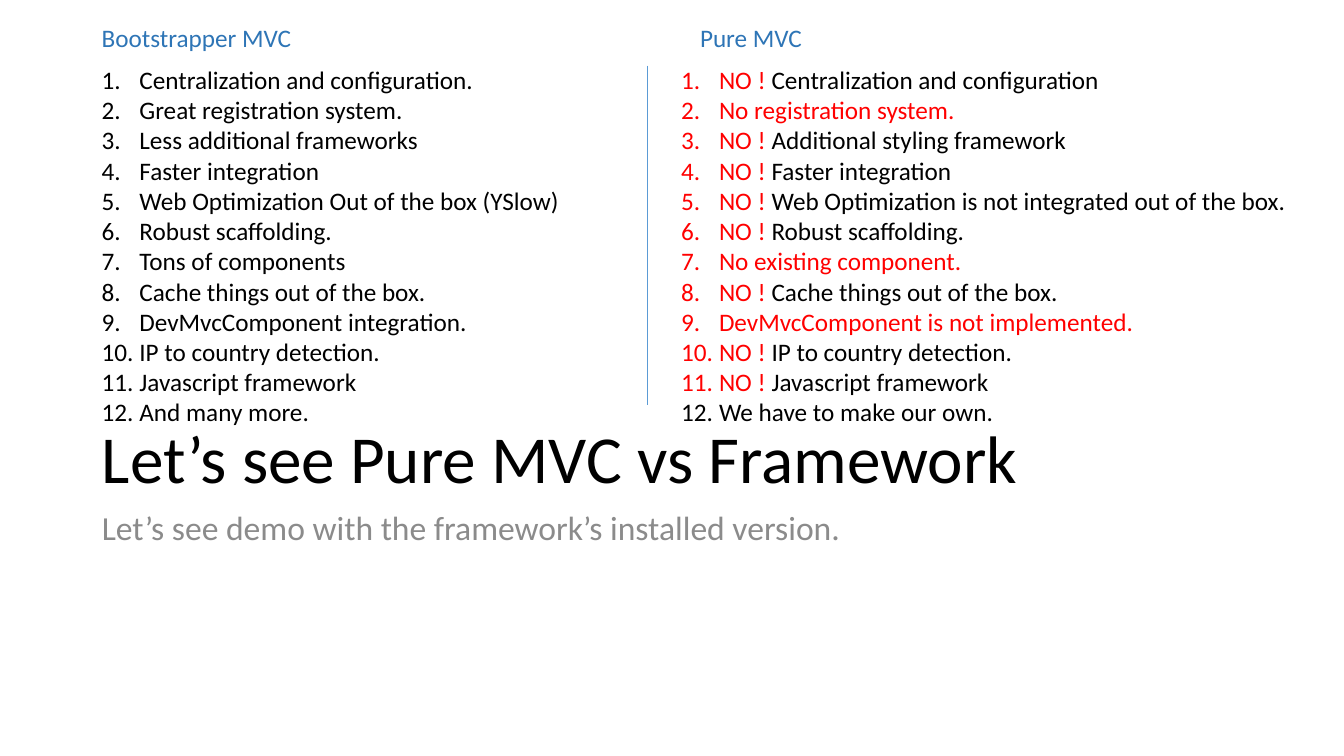
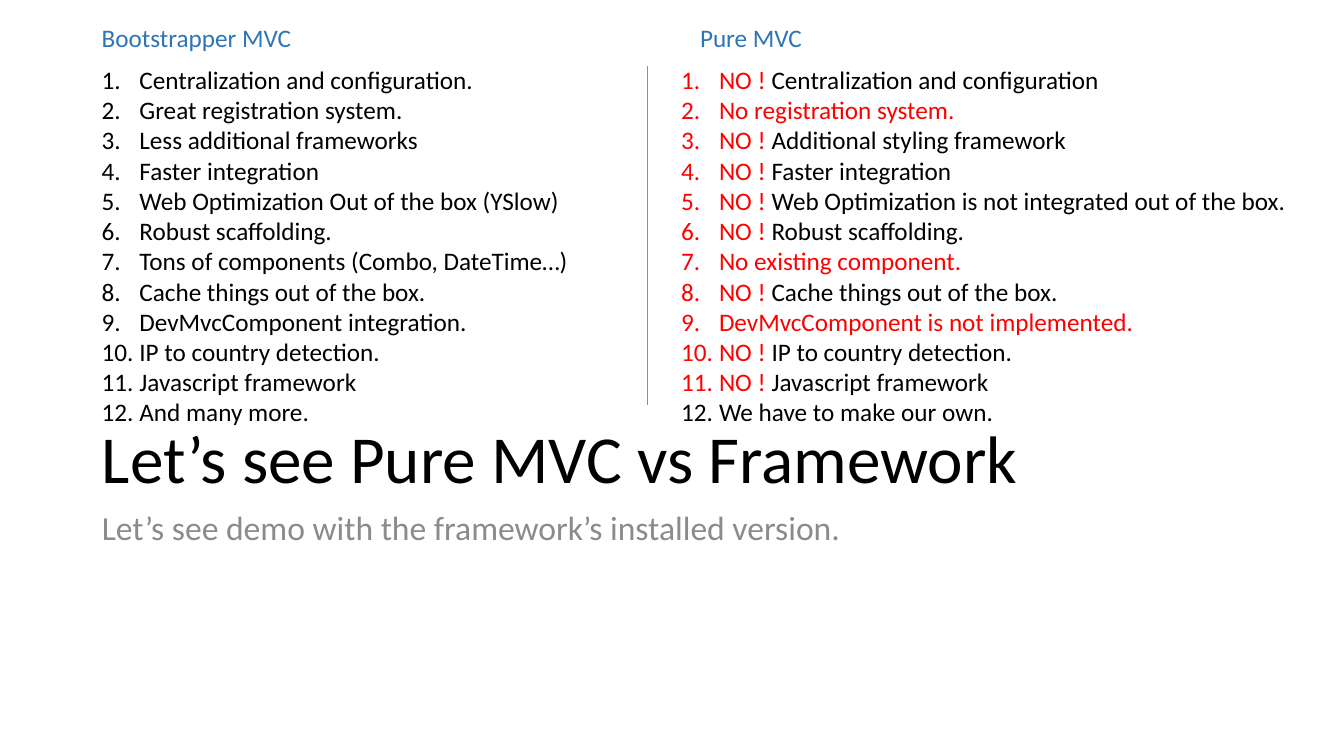
Before and after one commit to accorddeveloper/ASP.NET-MVC-Bootstrapper-Installed-Example, a slide deck: slide 7 of ASP.NET Presentation_2.pptx. Drawn at 1344x756 pixels with LibreOffice and Linux fonts; fonts in the diff are those of the drawing. Boxes give left, top, right and bottom in pixels: in the first picture for what was removed or moved away, otherwise in the second. Text is boxed around its words. In the diff, an @@ line names an element or a change of style, - is before the commit and + after.

```diff
--- a/ASP.NET Presentation_2.pptx
+++ b/ASP.NET Presentation_2.pptx
@@ text at bbox=[139, 251, 568, 274]: text changed @@
-7. Tons of components
+7. Tons of components (Combo, DateTime…)
```
Also in this commit, not shown: 1 other slide changed.
